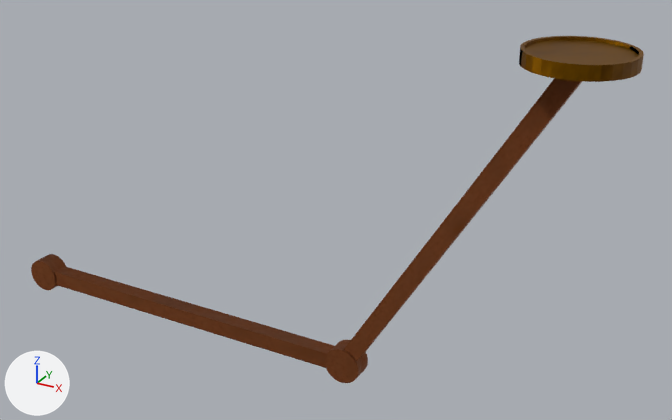
The Blender file Systems Offline/systems-offline/src/3d/Assets/Comm room/Final_Back of main screen arms.blend: old version first, new version second.
Camera for both pictures: a 50 mm camera at (342.0, -422.0, 309.0) aimed at (101.0, 16.0, 90.0). Lighting does not change. The marker at lower left points along +X, +Y and +Z. The older version comes first.
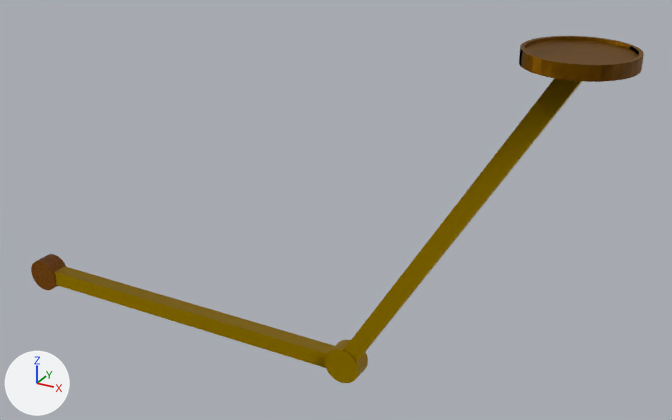
The change, as a diff of the scene's bpy script:
```diff
--- a/Systems Offline/systems-offline/src/3d/Assets/Comm room/Final_Back of main screen arms.blend.py
+++ b/Systems Offline/systems-offline/src/3d/Assets/Comm room/Final_Back of main screen arms.blend.py
@@ ng_ucupaint_cube_1 @@
+ng_ucupaint_cube_1 = bpy.data.node_groups.new('Ucupaint Cube 1', 'ShaderNodeTree')
+# nodes: Group
+# colours: white #ffffff, yellow #d5aa00
@@ ng_ucupaint_cube_3 @@
+ng_ucupaint_cube_3 = bpy.data.node_groups.new('Ucupaint Cube 3', 'ShaderNodeTree')
+# nodes: Group
+# colours: white #ffffff, yellow #d5aa00
@@ ng_ucupaint_cube_2 @@
+ng_ucupaint_cube_2 = bpy.data.node_groups.new('Ucupaint Cube 2', 'ShaderNodeTree')
+# nodes: Group
+# colours: white #ffffff, yellow #d5aa00
@@ mat_cube_001 @@
+mat_cube_001 = bpy.data.materials.new('Cube.001')
+# nodes: BsdfPrincipled, Group, OutputMaterial
+# colours: brown #aa6700
@@ mat_cube_003 @@
+mat_cube_003 = bpy.data.materials.new('Cube.003')
+# nodes: BsdfPrincipled, Group, OutputMaterial
+# colours: brown #aa6700
@@ mat_cube_002 @@
+mat_cube_002 = bpy.data.materials.new('Cube.002')
+# nodes: BsdfPrincipled, Group, OutputMaterial
+# colours: brown #aa6700
@@ me_cube_001 @@
 me_cube_001.from_pydata(...)  # 8 vertices, 6 faces; spans x -1.0..1.0, y -1.0..1.0, z -1.0..1.0
-me_cube_001.materials.append(mat_material_004)
+me_cube_001.materials.append(mat_cube_002)
@@ me_cylinder @@
 me_cylinder.from_pydata(...)  # 64 vertices, 34 faces; spans x -1.0..1.0, y -1.0..1.0, z -1.0..1.0
-me_cylinder.materials.append(mat_material_002)
+me_cylinder.materials.append(mat_cube_003)
@@ me_cube_002 @@
 me_cube_002.from_pydata(...)  # 8 vertices, 6 faces; spans x -1.0..1.0, y -1.0..1.0, z -1.0..1.0
-me_cube_002.materials.append(mat_material_001)
+me_cube_002.materials.append(mat_cube_001)
```

Location of each change, (x1, y1, x2, y2) in pixels of the pictures (672 x 420 px):
'Cube.001', recoloured: (344, 79, 582, 361) in both
'Cube', recoloured (brown to yellow): (54, 266, 334, 368) in both
'Cylinder', recoloured (brown to yellow): (325, 340, 368, 383) in both
